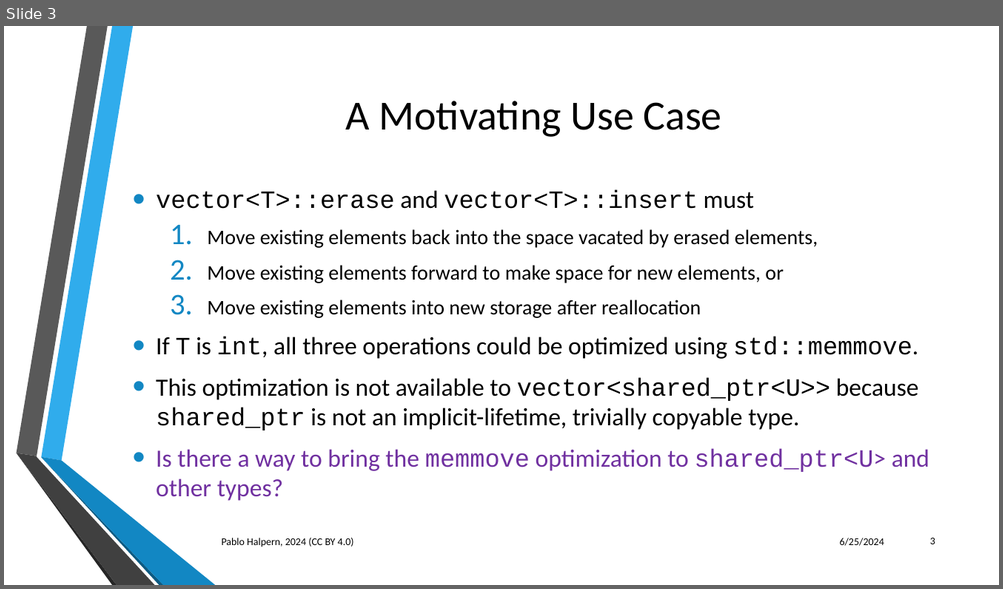
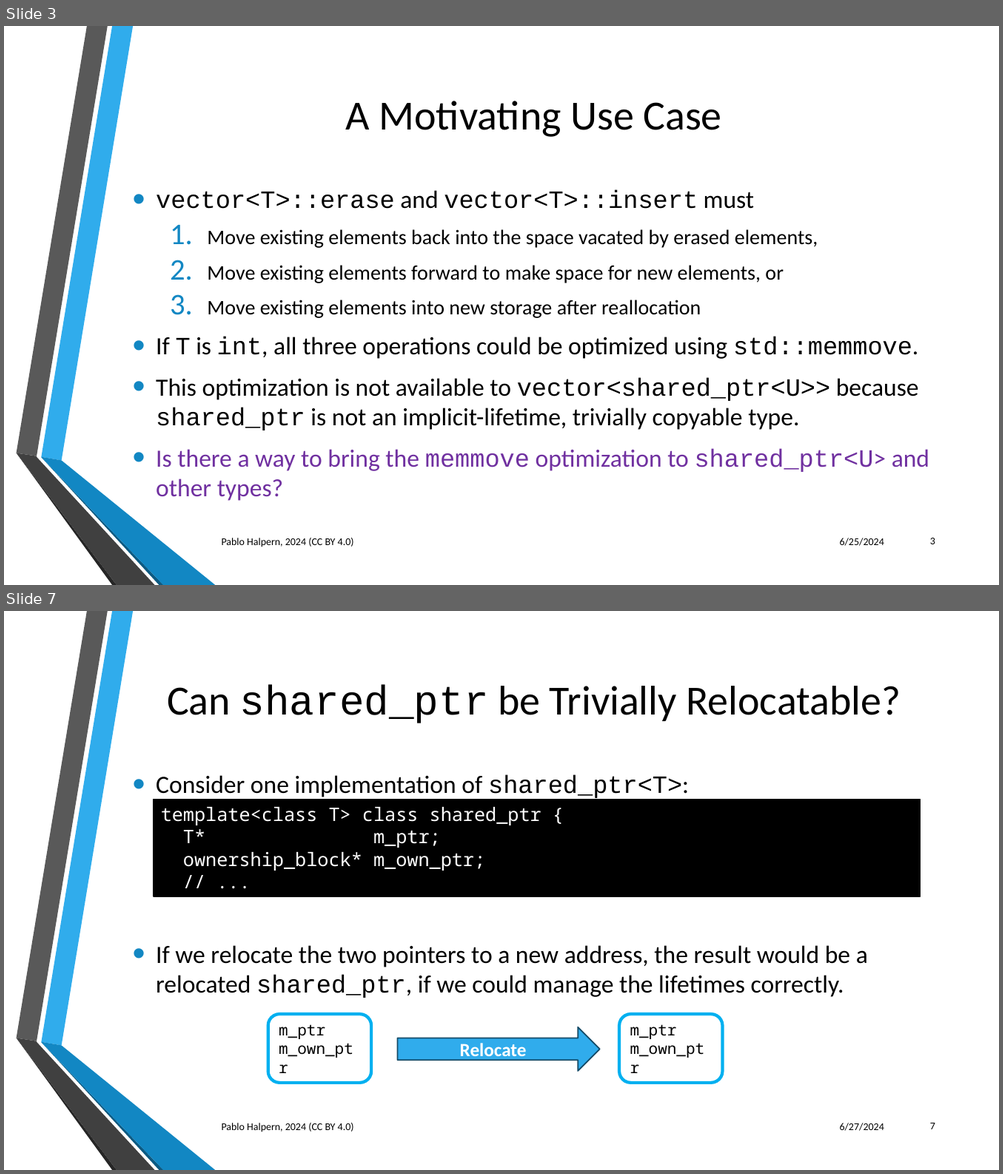
Before and after one commit to phalpern/WG21-halpern, a slide deck: relocate/Trivial Relocation - St. Louis 06-2024.pptx. Shown one above the other, each under a label of ours: slide 3 before the commit, slides 3 and 7 after it; the slides between them are not shown. The pictures are 1003x589 and 1003x1174 pixels, drawn with LibreOffice and Linux fonts; fonts in the diff are those of the drawing; background and template pictures are left out. Boxes give left, top, right and bottom in pixels: in the first picture for what was removed or moved away, otherwise in the second. Text is boxed around its words. In the diff, an @@ line names an element or a change of style, - is before the commit and + after.

Commit message:
Redo slides 7 to 16 of relocation presentation

```diff
--- a/relocate/Trivial Relocation - St. Louis 06-2024.pptx
+++ b/relocate/Trivial Relocation - St. Louis 06-2024.pptx
@@ slide 7 added at bbox=[4, 611, 999, 1170], background picture (left out); not listed: 6 template elements that a slide beside it also shows @@
@@ title added at bbox=[167, 684, 900, 723], 40 pt, text #000000 @@
+Can shared_ptr be Trivially Relocatable?
@@ text added at bbox=[156, 775, 868, 998], 24 pt, text #000000 @@
+• Consider one implementation of shared_ptr<T>:
+• If we relocate the two pointers to a new address, the result would be a relocated shared_ptr, if we could manage the lifetimes correctly.
@@ rectangle added at bbox=[153, 800, 920, 897], fill #000000, outline #000000 1.25 pt, 18 pt, text #FFFFFF @@
+template<class T> class shared_ptr {
+T* m_ptr;
+ownership_block* m_own_ptr;
+// ...
@@ rounded rectangle added at bbox=[268, 1014, 371, 1083], fill #FFFFFF, outline #00B0F0 3 pt, 15 pt, text #000000 @@
+m_ptr
+m_own_ptr
@@ right arrow added at bbox=[397, 1028, 600, 1071], fill #30ACEC, outline #154B67 1.25 pt, 18 pt, text #FFFFFF, bold @@
+Relocate
@@ rounded rectangle added at bbox=[619, 1014, 722, 1083], fill #FFFFFF, outline #00B0F0 3 pt, 15 pt, text #000000 @@
+m_ptr
+m_own_ptr
@@ text added at bbox=[222, 1123, 354, 1133], 10 pt, text #000000 @@
+Pablo Halpern, 2024 (CC BY 4.0)
@@ text added at bbox=[839, 1123, 884, 1131], 10 pt, text #000000 @@
+6/27/2024
@@ page number added at bbox=[930, 1123, 935, 1130], 10 pt, text #000000 @@
+7
```
Also in this commit, not shown: 19 slides changed.
